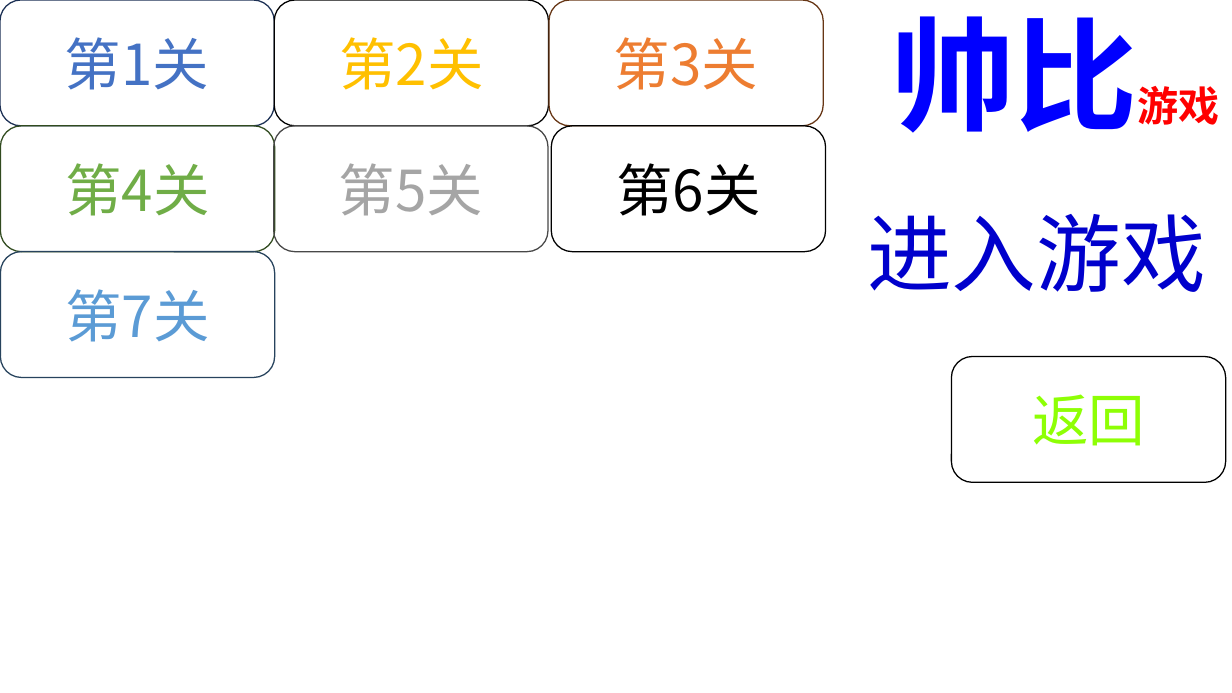
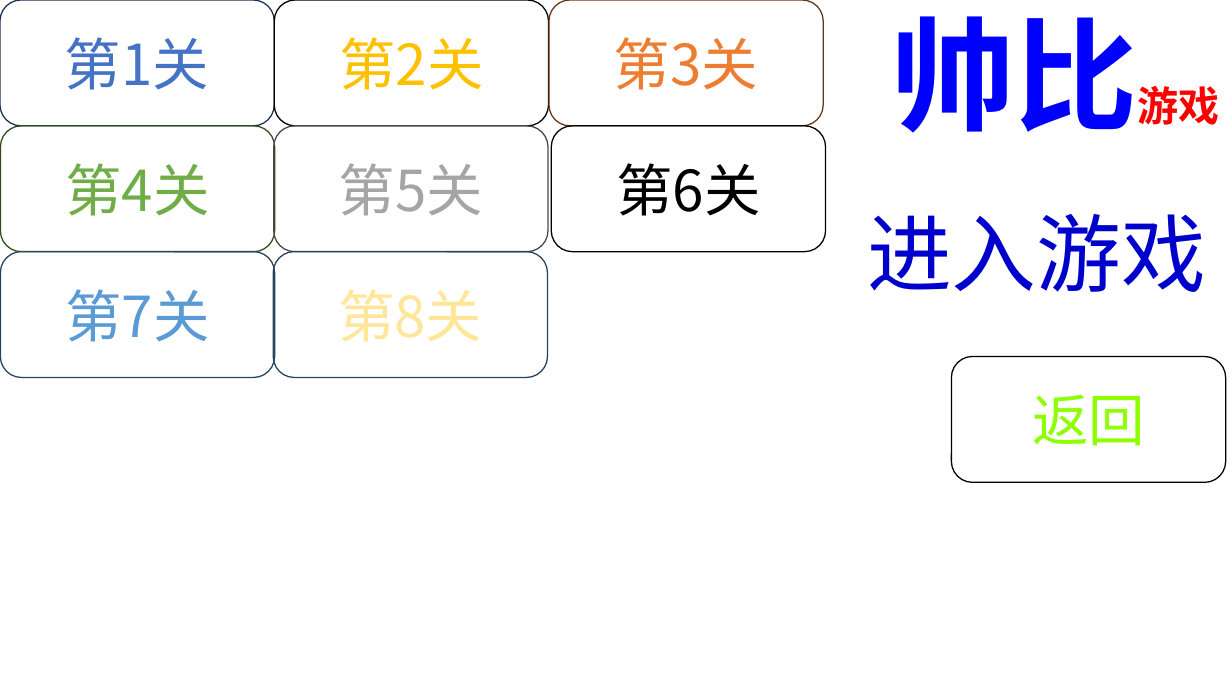
Before and after one commit to Jiaxuans/ShuaiBi-Game, a slide deck: slide 2 of fujian/按钮BUTTON.pptx. Drawn at 1232x693 pixels with LibreOffice and Linux fonts; fonts in the diff are those of the drawing. Boxes give left, top, right and bottom in pixels: in the first picture for what was removed or moved away, otherwise in the second. Text is boxed around its words. In the diff, an @@ line names an element or a change of style, - is before the commit and + after.

```diff
--- a/fujian/按钮BUTTON.pptx
+++ b/fujian/按钮BUTTON.pptx
@@ rounded rectangle added at [274, 251, 548, 377], outline #28445D 1 pt @@
```
Also in this commit, not shown: 1 other slide changed, 5 other files.
